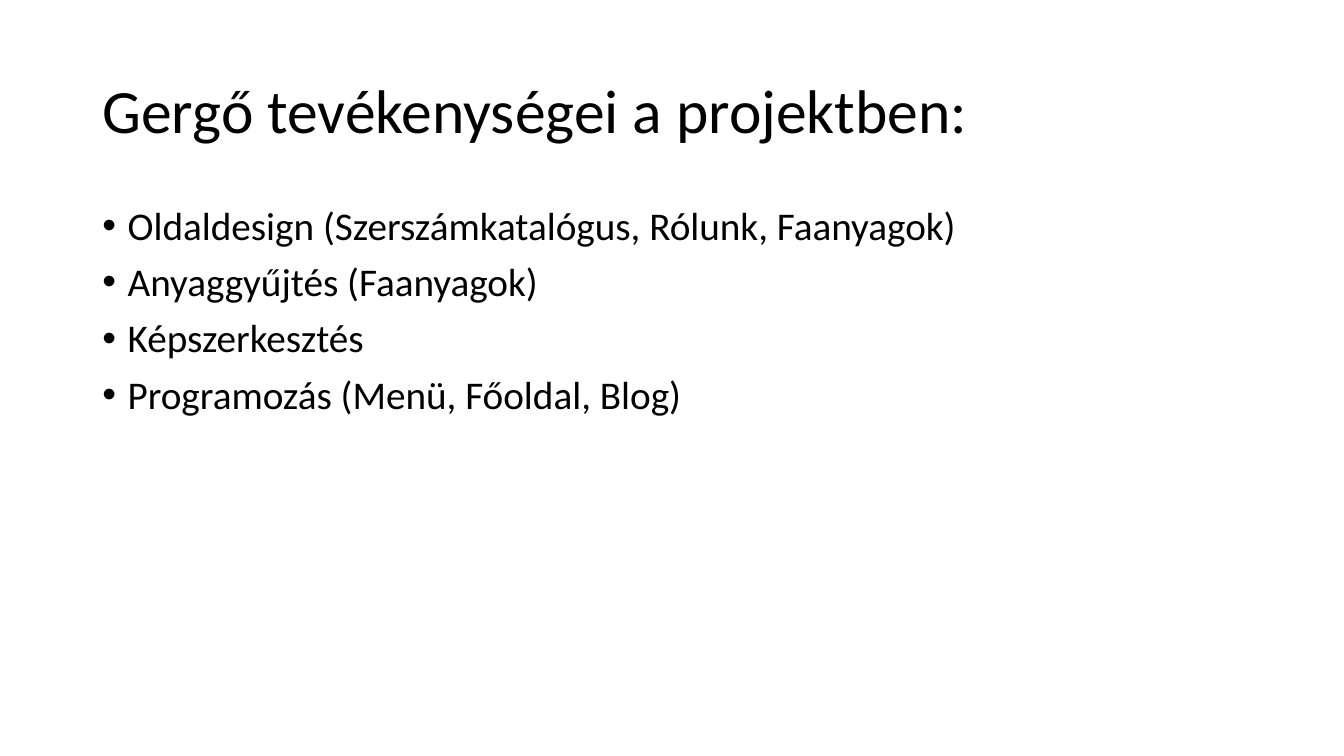
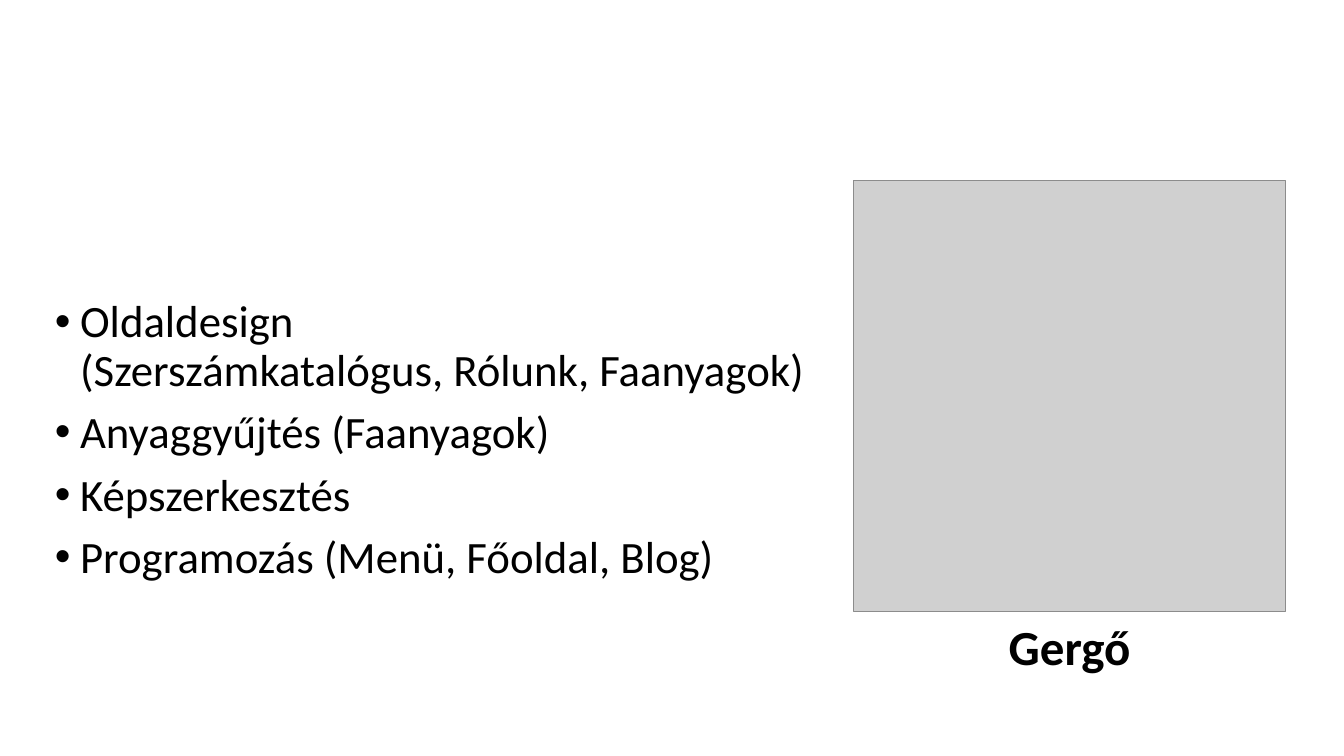
Before and after one commit to KrizsakKornelKaroly/webes-projekt, a slide deck: slide 4 of Bemutató/Webes Projekt.pptx. Drawn at 1344x756 pixels with LibreOffice and Linux fonts; fonts in the diff are those of the drawing; grey boxes stand for pictures; background and template pictures are left out. Boxes give left, top, right and bottom in pixels: in the first picture for what was removed or moved away, otherwise in the second. Text is boxed around its words. In the diff, an @@ line names an element or a change of style, - is before the commit and + after.

```diff
--- a/Bemutató/Webes Projekt.pptx
+++ b/Bemutató/Webes Projekt.pptx
@@ title removed at [102, 90, 967, 144] @@
-Gergő tevékenységei a projektben:
@@ text "Oldaldesign (Szerszámkatalógus, Rólunk, Faanyagok)": place and size @@
-text "Oldaldesign (Szerszámkatalógus, Rólunk, Faanyagok)" at [128, 211, 956, 416]
+text "Oldaldesign (Szerszámkatalógus, Rólunk, Faanyagok)" at [80, 306, 803, 581]
@@ text "Oldaldesign (Szerszámkatalógus, Rólunk, Faanyagok)" at [80, 306, 803, 581]: size 28 to 32 pt; vertical alignment top to middle @@
@@ picture added at [854, 180, 1286, 612] @@
@@ text added at [1009, 631, 1131, 674], 35 pt, text #000000, bold @@
+Gergő
```
Also in this commit, not shown: 4 other slides changed, 3 slides added, 3 slides removed.
